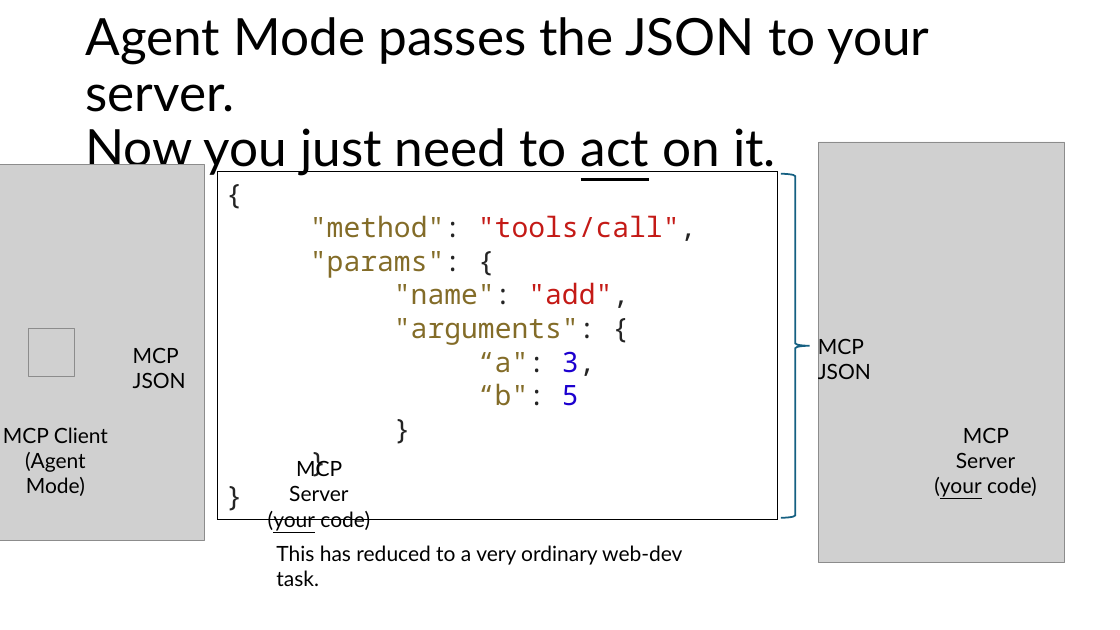
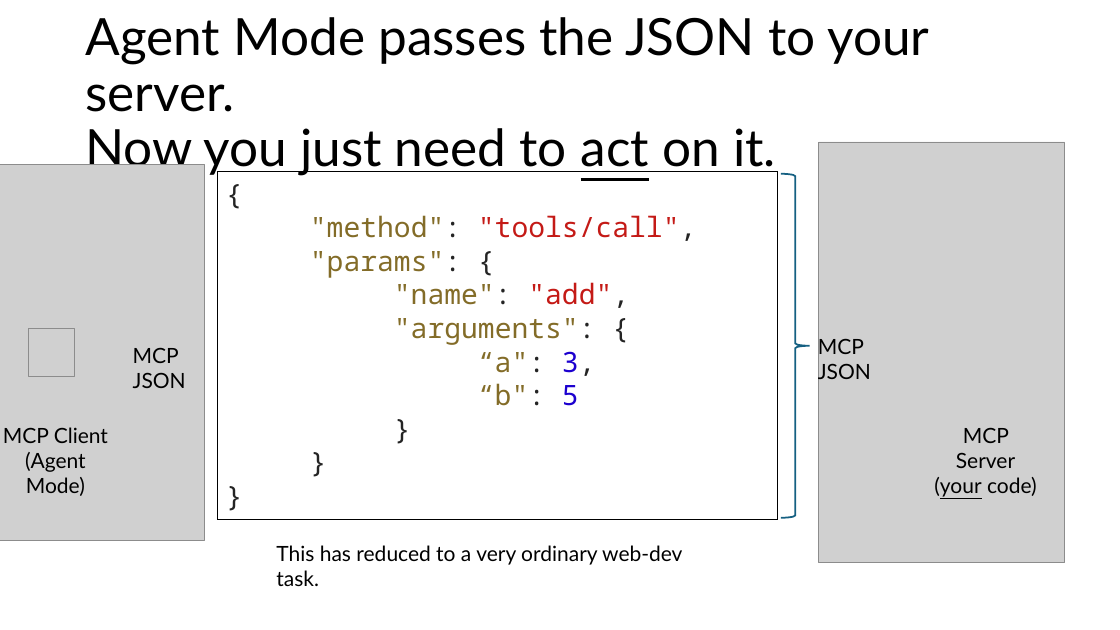
Before and after one commit to RHIT-CSSE/csse290-ai, a slide deck: slide 9 of ClassMaterials/Week9/MCP Servers.pptx. Drawn at 1120x630 pixels with LibreOffice and Linux fonts; fonts in the diff are those of the drawing; grey boxes stand for pictures. Boxes give left, top, right and bottom in pixels: in the first picture for what was removed or moved away, otherwise in the second. Text is boxed around its words. In the diff, an @@ line names an element or a change of style, - is before the commit and + after.

```diff
--- a/ClassMaterials/Week9/MCP Servers.pptx
+++ b/ClassMaterials/Week9/MCP Servers.pptx
@@ text removed at (268,458,370,531) @@
-MCP Server
-(your code)
```
Also in this commit, not shown: 1 other slide changed.
